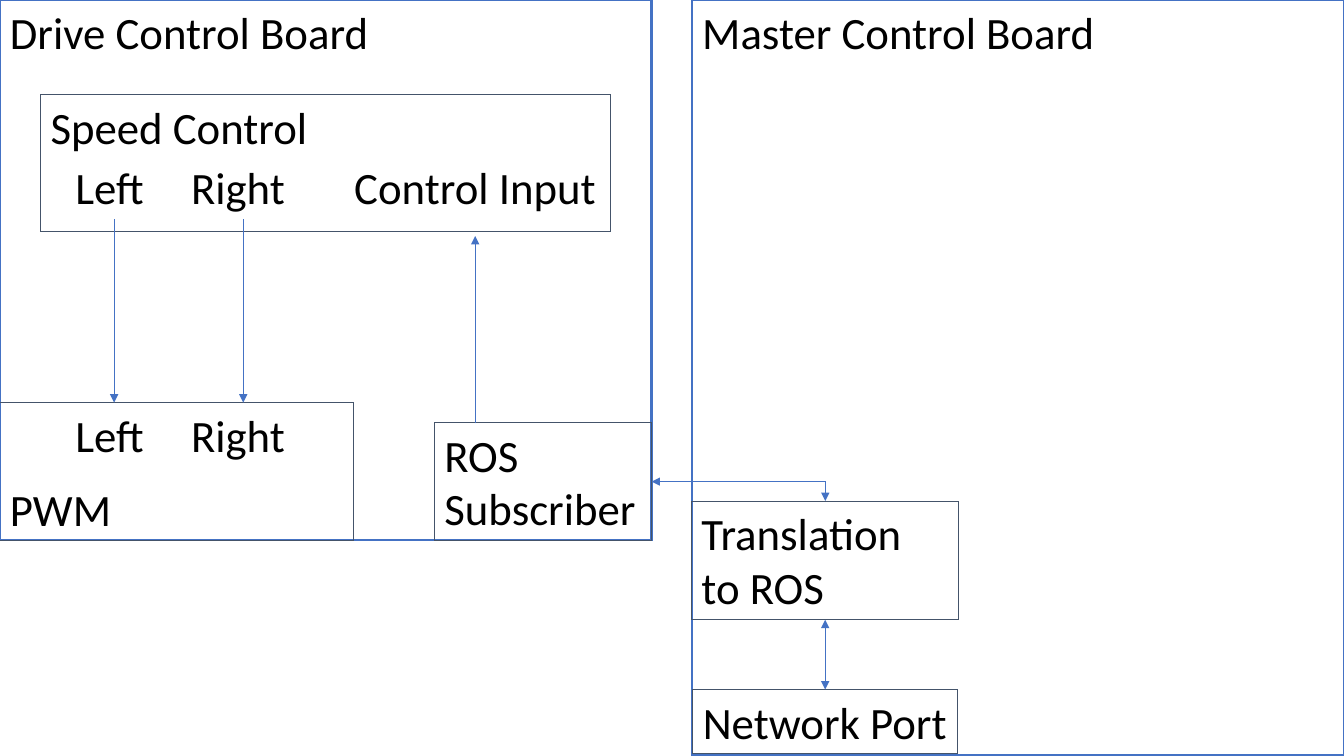
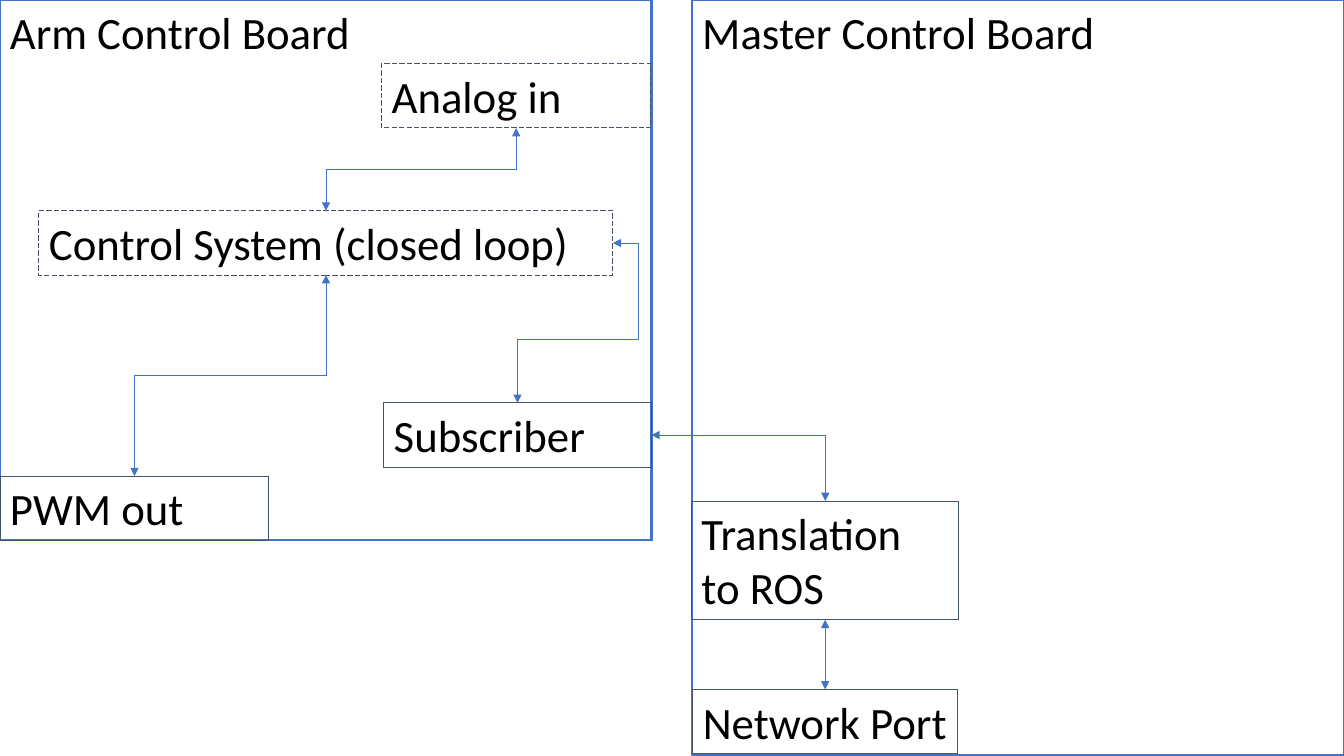
Before and after one commit to ISU-MAVRIC/MAVRIC-Systems, a slide deck: slide 5 of Architecture.pptx (slide 4 before the commit). Drawn at 1344x756 pixels with LibreOffice and Linux fonts; fonts in the diff are those of the drawing. Boxes give left, top, right and bottom in pixels: in the first picture for what was removed or moved away, otherwise in the second. Text is boxed around its words. In the diff, an @@ line names an element or a change of style, - is before the commit and + after.

```diff
--- a/Architecture.pptx
+++ b/Architecture.pptx
@@ text in rectangle at box(10, 18, 350, 50): text changed @@
-Drive Control Board
+Arm Control Board
@@ rectangle added at box(382, 64, 651, 128), outline #44546A 0.75 pt dashed, 32 pt, text #000000 @@
+Analog in
@@ elbow double arrow added from (326, 211) to (516, 128), #4472C4 0.5 pt @@
@@ rectangle added at box(39, 211, 613, 275), outline #44546A 0.75 pt dashed, 32 pt, text #000000 @@
+Control System (closed loop)
@@ group removed at box(40, 95, 611, 460): 5 texts, 3 arrows, 1 rectangle @@
-Left
-Right
-Speed Control
-Left
-Right
-Control Input
@@ elbow double arrow added from (517, 403) to (613, 243), #4472C4 0.5 pt @@
@@ elbow double arrow added from (134, 476) to (326, 275), #4472C4 0.5 pt @@
@@ rectangle "Subscriber": place and size @@
-rectangle "Subscriber" at box(435, 422, 651, 541)
+rectangle "Subscriber" at box(384, 403, 651, 468)
@@ text in rectangle at box(394, 421, 585, 453): text changed @@
-ROS Subscriber
+Subscriber
@@ elbow double arrow moved from (826, 501) - (651, 482) to (826, 501) - (651, 436) @@
@@ rectangle "PWM out": place and size @@
-rectangle "PWM out" at box(0, 402, 353, 540)
+rectangle "PWM out" at box(0, 476, 269, 540)
@@ rectangle "PWM out" at box(0, 476, 269, 540): vertical alignment bottom to top @@
@@ text in rectangle at box(10, 496, 183, 526): text changed @@
-PWM
+PWM out
```
Also in this commit, not shown: 1 other slide changed, 1 slide added, 2 other files.
